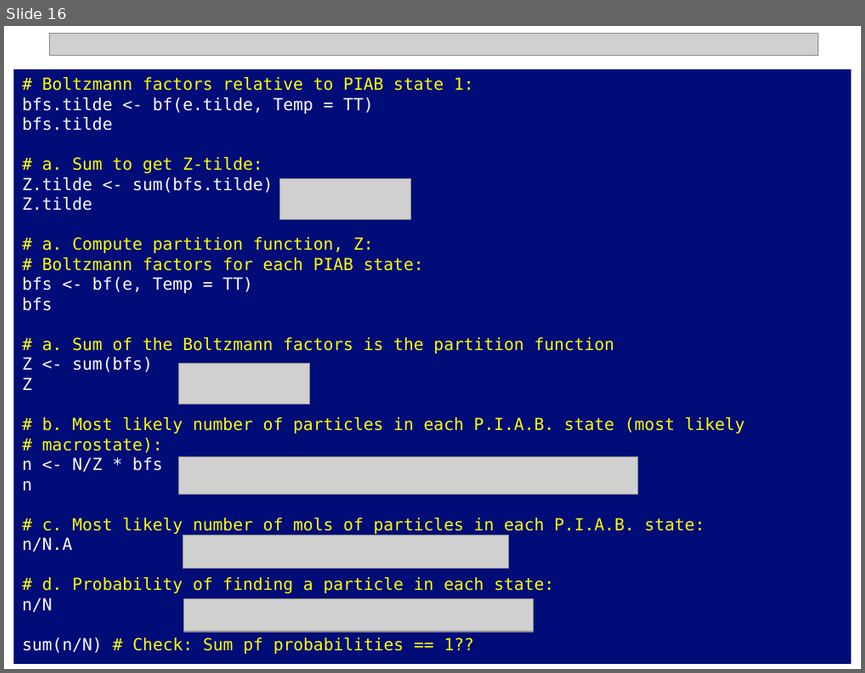
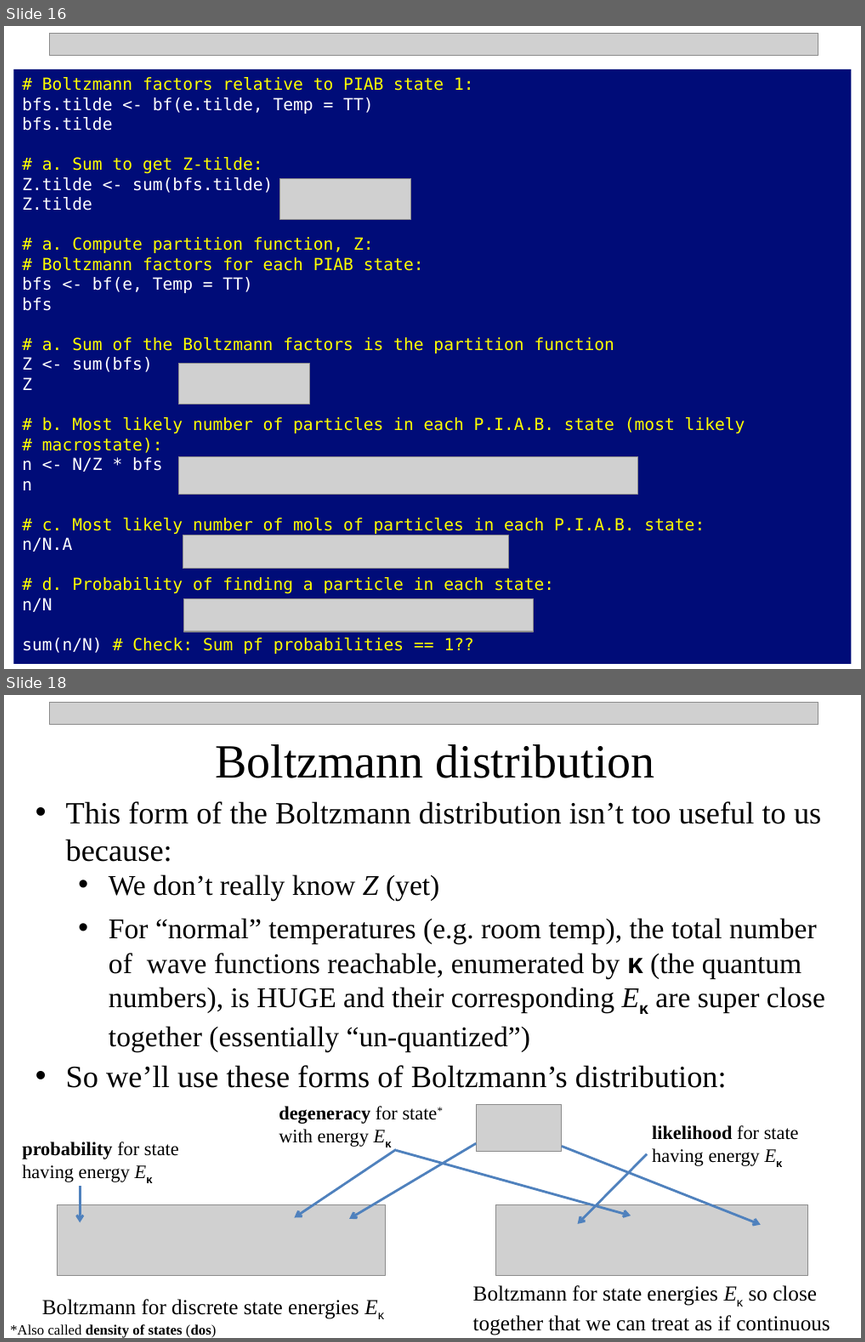
Before and after one commit to npetraco/CHE302, a slide deck: Notes/6_boltzmann.pptx. Shown one above the other, each under a label of ours: slide 16 before the commit, slides 16 and 18 after it; the slides between them are not shown. The pictures are 865x673 and 865x1342 pixels, drawn with LibreOffice and Linux fonts; fonts in the diff are those of the drawing; grey boxes stand for pictures. Boxes give left, top, right and bottom in pixels: in the first picture for what was removed or moved away, otherwise in the second. Text is boxed around its words. In the diff, an @@ line names an element or a change of style, - is before the commit and + after.

```diff
--- a/Notes/6_boltzmann.pptx
+++ b/Notes/6_boltzmann.pptx
@@ slide 18 added at box(4, 695, 861, 1338), background #FFFFFF @@
@@ picture added at box(49, 702, 818, 724) @@
@@ text added at box(215, 744, 655, 778), 40 pt, text #000000 @@
+Boltzmann distribution
@@ text added at box(66, 801, 821, 862), 26 pt, text #000000 @@
+• This form of the Boltzmann distribution isn’t too useful to us because:
@@ text added at box(109, 874, 825, 1051), 24 pt, text #000000 @@
+  • We don’t really know Z (yet)
+  • For “normal” temperatures (e.g. room temp), the total number of wave functions reachable, enumerated by κ (the quantum numbers), is HUGE and their corresponding Eκ are super close together (essentially “un-quantized”)
@@ text added at box(66, 1065, 726, 1088), 26 pt, text #000000 @@
+• So we’ll use these forms of Boltzmann’s distribution:
@@ text added at box(279, 1106, 438, 1146), 16 pt, text #000000 @@
+degeneracy for state* with energy Eκ
@@ picture added at box(476, 1105, 561, 1151) @@
@@ text added at box(652, 1125, 799, 1166), 16 pt, text #000000 @@
+likelihood for state having energy Eκ
@@ text added at box(22, 1141, 179, 1182), 16 pt, text #000000 @@
+probability for state having energy Eκ
@@ arrow added from (397, 1149) to (295, 1218), #4F81BD 2 pt @@
@@ arrow added from (476, 1143) to (349, 1219), #4F81BD 2 pt @@
@@ arrow added from (397, 1150) to (630, 1215), #4F81BD 2 pt @@
@@ arrow added from (562, 1145) to (760, 1225), #4F81BD 2 pt @@
@@ arrow added from (647, 1154) to (577, 1224), #4F81BD 2 pt @@
@@ arrow added from (80, 1186) to (80, 1222), #4F81BD 2 pt @@
@@ picture added at box(57, 1205, 386, 1275) @@
@@ picture added at box(496, 1205, 808, 1275) @@
@@ text added at box(42, 1299, 358, 1319), 18 pt, text #000000 @@
+Boltzmann for discrete state energies Eκ
@@ text added at box(473, 1285, 829, 1335), 18 pt, text #000000 @@
+Boltzmann for state energies Eκ so close together that we can treat as if continuous
@@ text added at box(10, 1324, 216, 1338), 12 pt, text #000000, bold @@
+*Also called density of states (dos)
```
Also in this commit, not shown: 7 slides changed, 13 other slides added.
